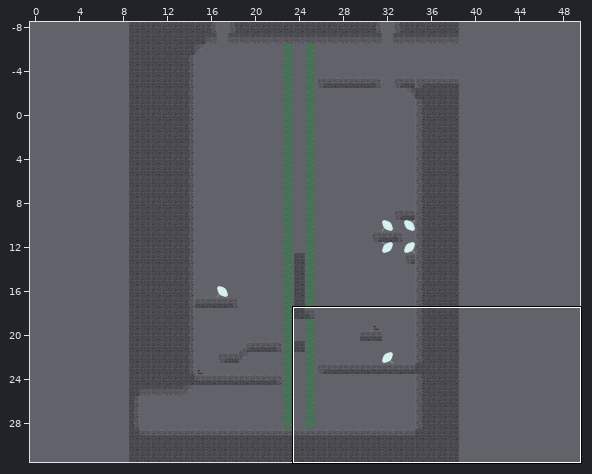
Tiled map, stored at android/assets/level11.tmx. The picture above shows the old version from afar; the outline marks the close-up.
Close-up. First the earlier version:
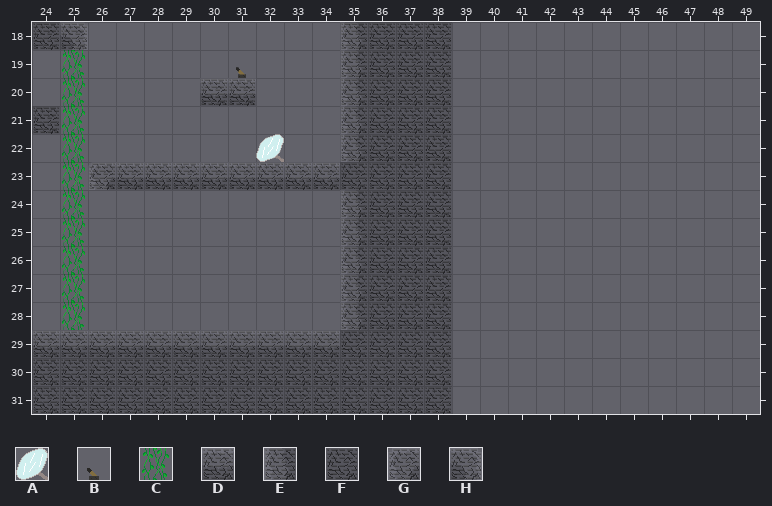
Cells are 32x32 px. Shown: x 24..49, y 18..31. The commit also changed other parts of the map, which this record leaves out. The old version is drawn lined up with the new one.
Key: from "objects": A 33, B 43, C 48; from "tileset": D 1, E 4, F 5, G 12, H 13.
_ is an empty cell.
Objects are placed by their top-left corner, in cells (3,4 is the top-left corner of cell 3,4); size is 1x1 cell unless given.
Layer "Kachelebene 1" before, first column x 24:
18 FH_________EFFF___________
19 _C_____B___EFFF___________
20 _C____DD___EFFF___________
21 FC_________EFFF___________
22 _C______A__EFFF___________
23 _CGDDDDDDDDFFFF___________
24 _C_________EFFF___________
25 _C_________EFFF___________
26 _C_________EFFF___________
27 _C_________EFFF___________
28 _C_________EFFF___________
29 DDDDDDDDDDDFFFF___________
30 FFFFFFFFFFFFFFF___________
31 FFFFFFFFFFFFFFF___________
Objects on layer "objectLayer" before:
B at 31,19
The same view after the edit:
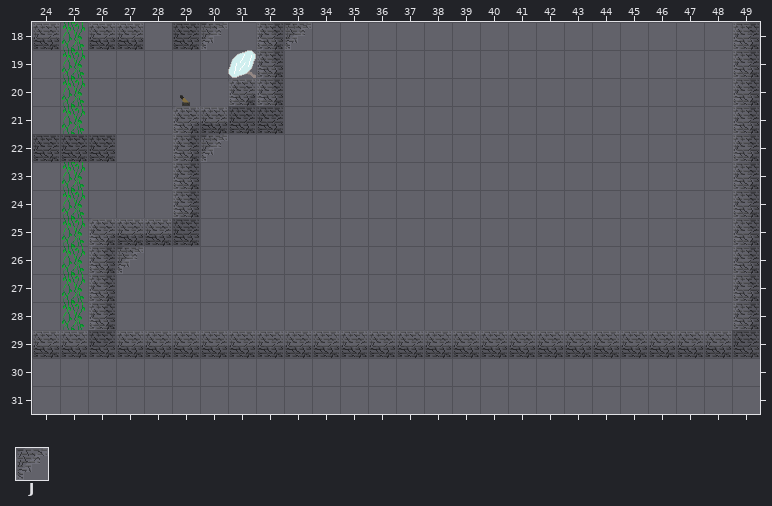
Further tiles: from "tileset": J 10.
What changed:
Changed rows in their new state; . is an unchanged cell.
map size 30x40 -> 50x30 cells (old content now starts at 9,-8; both pictures use the new coordinates)
Layer "Kachelebene 1":
first column x 24:
18 DCDD.FJ.EJ.____..........E
19 .......AE..____..........E
20 .....B_GE..____..........E
21 _....GDFF..____..........E
22 FFF..EJ._..____..........E
23 ..___E_________..........E
24 .....E.....____..........E
25 ..GDDF.....____..........E
26 ..EJ.......____..........E
27 ..E........____..........E
28 ..E........____..........E
29 ..F........DDDDDDDDDDDDDDF
30 _______________...........
31 _______________...........
Layer "objectLayer":
changed: B at 31,19 -> outside this view
added: B at 29,20
Where, in picture pixels (left, top, right, bottom), the same in both close-ups:
changed: (32, 22, 760, 414)
